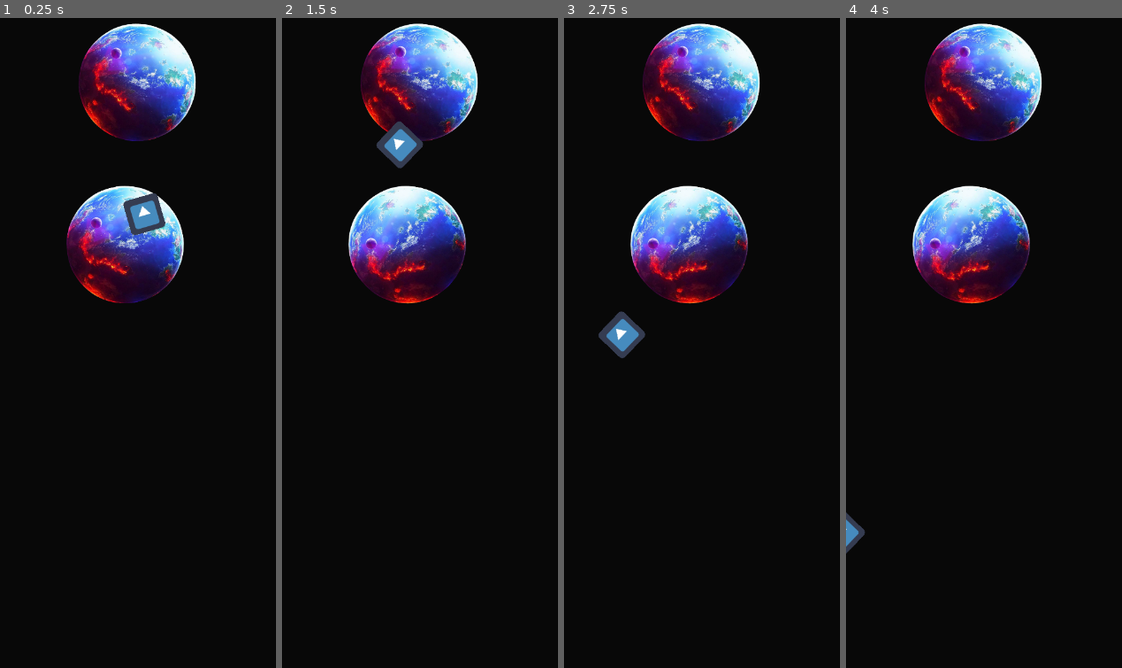
Above: before the commit, frames 1-4 (left to right).
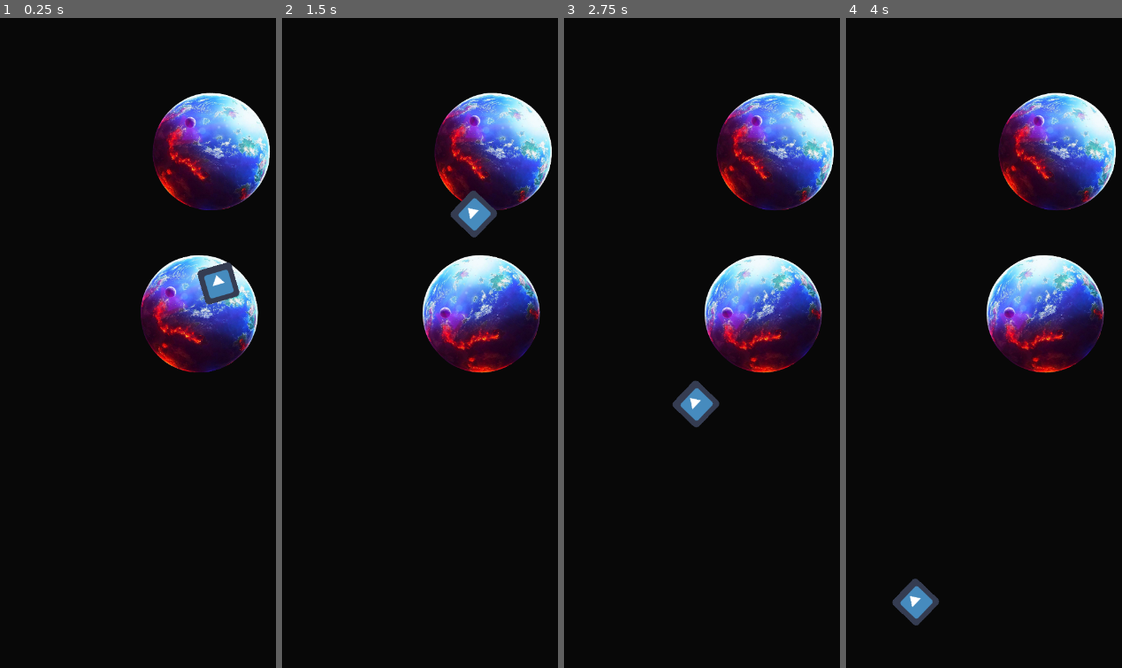
Above: after the commit, the same moments.

Repository: patryelt/RootOfEvil
Game: Godot game, scene res://scenes/Game.tscn
Two runs of this game, one before a commit and one after it. Both use one fixed random seed, a clock stepped at 60 frames per second and the inputs below. The engine's default icon, where the game draws it, is replaced by a stand-in: a white triangle on a blue panel in a dark square.
Inputs:
- Up to frame 1 (0.25 s): no input
- Up to frame 2 (1.5 s): tap Space (jump) at 0.77 s
- Up to frame 3 (2.75 s): tap Space (jump) at 1.52 s
- Up to frame 4 (4 s): tap Space (jump) at 3.02, 3.77 s

The runs differ from the first frame. In frame 1, 23% of the frame differs, in the area x 24-98%, y 0-55%; in frame 2, 24%; in frame 3, 25%, in the area x 12-98%, y 0-63%; in frame 4, 24%.

Commit message:
Add camera follow functionality
Go from following planet to player to planet

Diff:
--- a/scenes/Game.tscn
+++ b/scenes/Game.tscn
@@ -15,5 +15,8 @@
 direction = -1
 corruption = 1
 
+[node name="Camera2D" type="Camera2D" parent="Planet3"]
+current = true
+
 [node name="Player" parent="Planet3" instance=ExtResource( 1 )]
 position = Vector2( 49, -43 )
--- a/scenes/Planet.gd
+++ b/scenes/Planet.gd
@@ -7,8 +7,7 @@
 #When corruption is 0, the planet is not being currently attached to a player.
 export var corruption = 0
 onready var rotationPlayer = get_node("RotationPlayer")
-
-
+var _camera
 
 # Called when the node enters the scene tree for the first time.
 func _ready():
@@ -28,6 +27,8 @@
 			get_parent().remove_child(player)
 			add_child(player)
 
+			_attach_camera(player.detach_camera())
+
 			# new_parent.add_child(self)
 			#set speed to 0?
 			player._jump_speed = 0
@@ -37,3 +38,13 @@
 
 		print("Collided with '", self.name, "'!")
 		pass
+
+func _attach_camera(camera):
+	_camera = camera
+	add_child(_camera)
+
+func detach_camera():
+	remove_child(_camera)
+	var camera = _camera
+	_camera = null
+	return camera
--- a/scenes/Player/Player.gd
+++ b/scenes/Player/Player.gd
@@ -1,12 +1,14 @@
 extends Node2D
 
 var planet : Node2D
+var _camera : Camera2D
 var _jump_direction = Vector2.ZERO
 var _jump_speed = 0
 
 
 func _ready():
 	planet = get_parent()
+	_attach_camera(planet.find_node("Camera2D"))
 
 func _get_jump_direction():
 	var up_direction = (global_position - planet.global_position).normalized()
@@ -15,11 +17,16 @@
 func _jump():
 	_jump_direction = _get_jump_direction()
 	_jump_speed = 300 + planet.rotation_speed * 1000
+
+	# Move camera from following the planet to following the player
+	_attach_camera(planet.detach_camera())
+
 	planet.leave_planet()
 	planet = null
 	var player_global_position = global_position
 	var player_global_rotation = global_rotation
 	var game_node = get_parent().get_parent()
+
 	get_parent().remove_child(self)
 	game_node.add_child(self)
 	global_position = player_global_position
@@ -31,3 +38,13 @@
 		position += _jump_direction * delta * _jump_speed
 	if Input.is_action_just_pressed("jump") and planet:
 		_jump()
+
+func _attach_camera(camera):
+	_camera = camera
+	add_child(_camera)
+
+func detach_camera():
+	remove_child(_camera)
+	var camera = _camera
+	_camera = null
+	return camera
